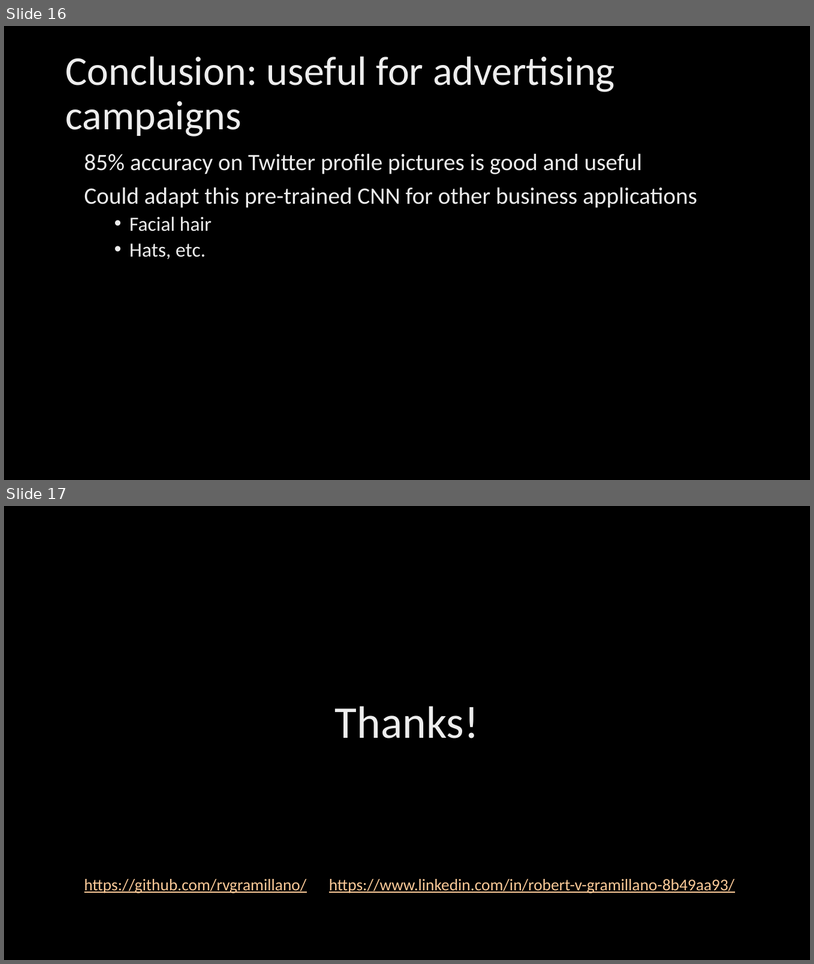
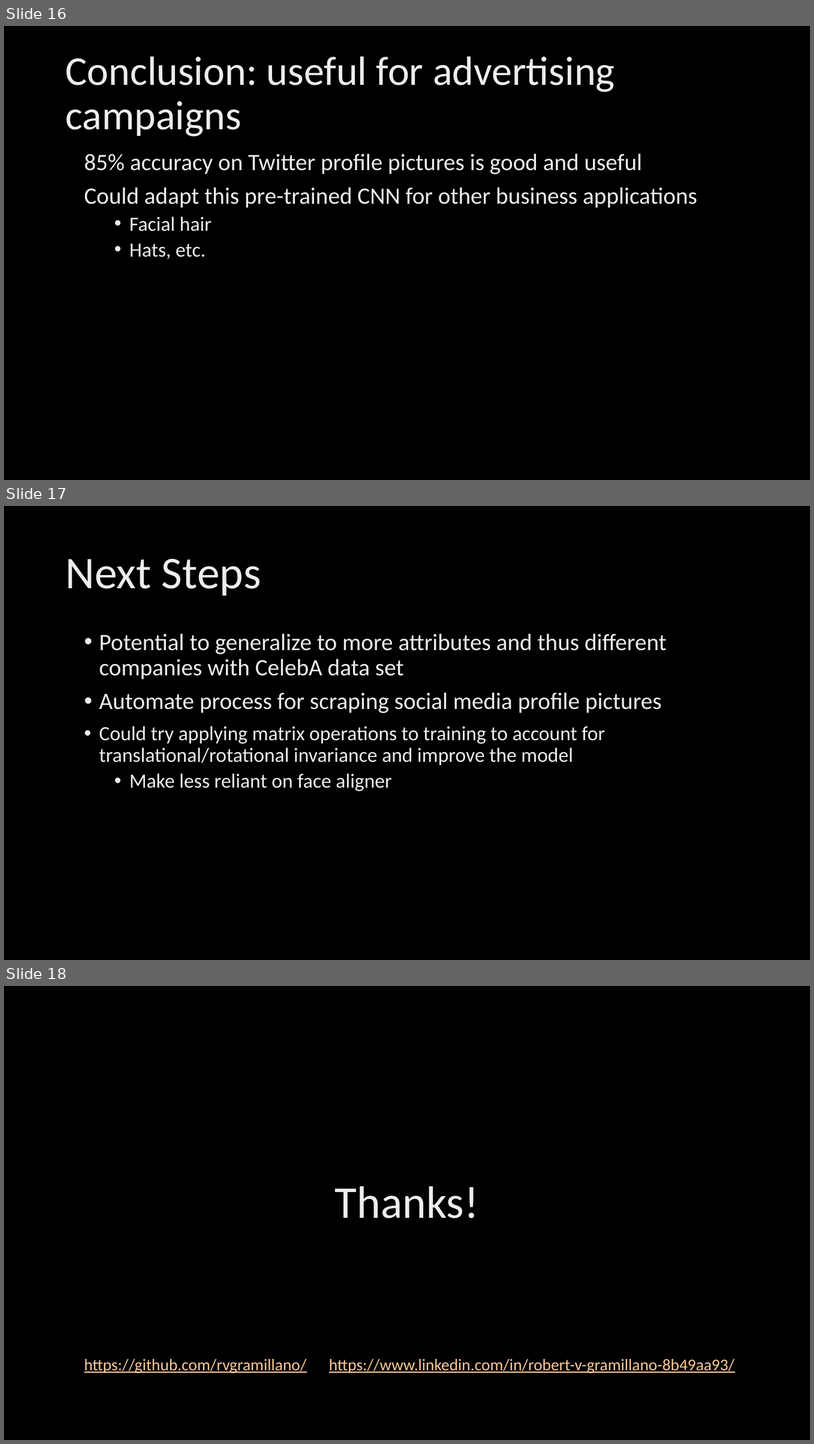
Before and after one commit to rvgramillano/springboard_portfolio, a slide deck: CNN_eyeglasses/final/capstone2.pptx. Shown one above the other, each under a label of ours: slides 16 and 17 before the commit, slides 16, 17 and 18 after it. The pictures are 814x964 and 814x1444 pixels, drawn with LibreOffice and Linux fonts; fonts in the diff are those of the drawing; background and template pictures are left out. Boxes give left, top, right and bottom in pixels: in the first picture for what was removed or moved away, otherwise in the second. Text is boxed around its words. In the diff, an @@ line names an element or a change of style, - is before the commit and + after.

Commit message:
added some future suggestions to powerpoint

```diff
--- a/CNN_eyeglasses/final/capstone2.pptx
+++ b/CNN_eyeglasses/final/capstone2.pptx
@@ slide 17 added at [4,506,810,960], background picture (left out) @@
@@ title added at [65,559,261,596], 54 pt, text gradient #BFBFBF to #EDEDED to #FFFFFF @@
+Next Steps
@@ text added at [99,633,667,791], 24 pt, text gradient #BFBFBF to #EDEDED to #FFFFFF @@
+• Potential to generalize to more attributes and thus different companies with CelebA data set
+• Automate process for scraping social media profile pictures
+  • Could try applying matrix operations to training to account for translational/rotational invariance and improve the model
+  • Make less reliant on face aligner
@@ what was slide 17 is now slide 18 @@
```
Also in this commit, not shown: 1 other file.
